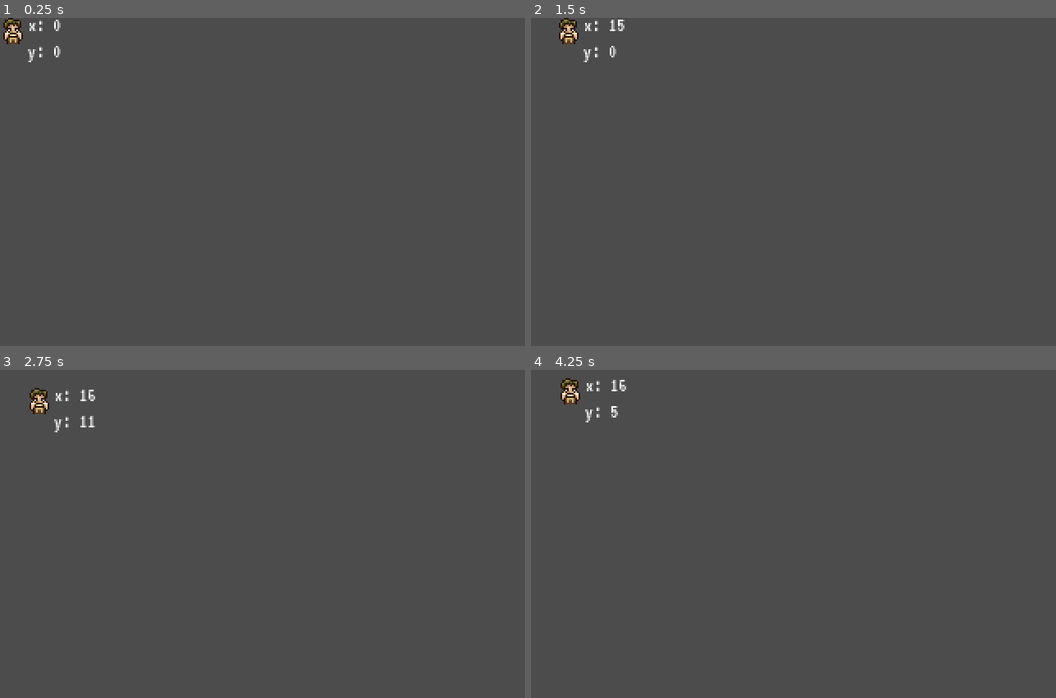
Above: before the commit, frames 1-4 (two rows, left to right).
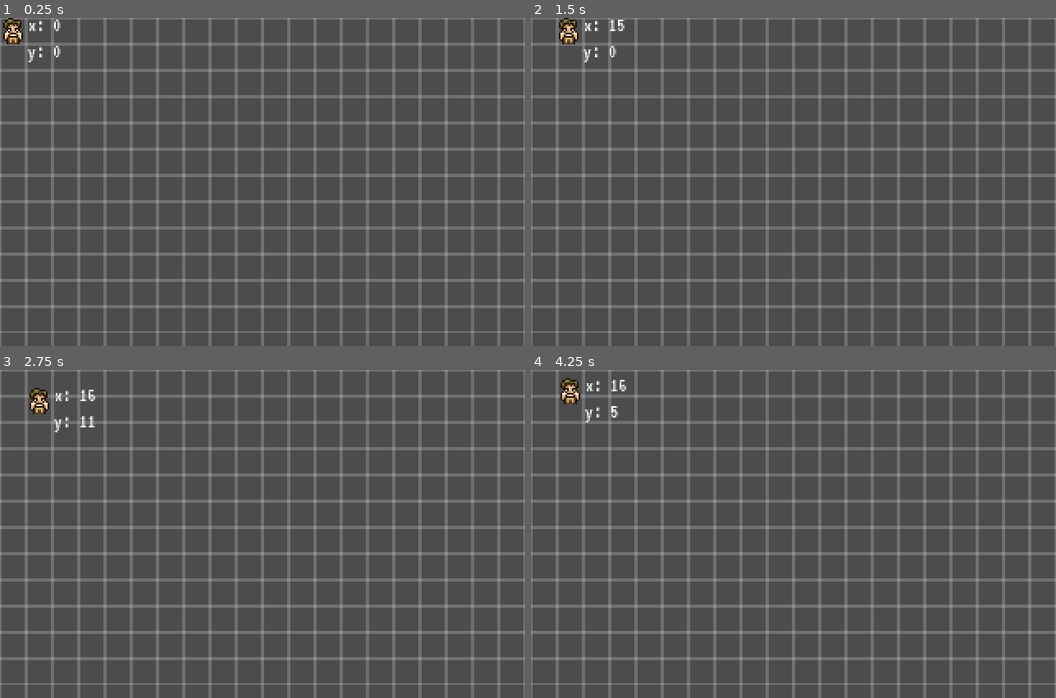
Above: after the commit, the same moments.

Repository: DivineDominion/PixelByTileMovementGodot
Game: Godot game, scene res://main.tscn
Same seed, same stepped clock (60 frames per second), same inputs: the game is played once before the commit and once after it.
Inputs:
- Up to frame 1 (0.25 s): no input
- Up to frame 2 (1.5 s): tap Enter at 0.5 s; hold Right (ui_right) 0.53-1.28 s; hold Down (ui_down) from 1.28 s (still down)
- Up to frame 3 (2.75 s): tap Space at 2 s; release Down (ui_down) at 2.03 s; hold Right (ui_right) from 2.03 s (still down)
- Up to frame 4 (4.25 s): release Right (ui_right) at 2.78 s; hold Up (ui_up) 2.78-3.53 s; tap Enter at 3.5 s; hold Left (ui_left) from 3.53 s (still down)

The runs differ from the first frame. In frame 1, 23% of the frame differs, in the area x 0-100%, y 0-100%; in frame 2, 23%; in frame 3, 23%; in frame 4, 23%.

Commit message:
show grid

Diff:
--- /dev/null
+++ b/main.gd
@@ -0,0 +1,26 @@
+extends Node2D
+
+const TILE_SIZE = 16
+
+func _draw() -> void:
+    _draw_grid()
+
+func _draw_grid() -> void:
+    # Draw a border around each tile: we cannot draw a fine separator between
+    # tiles with this zoomed-in viewport. It look as if the player position
+    # is off when we only draw a line on the right and bottom edge of each tile
+    var screen_size = get_viewport_rect().size
+    for x in range(0, screen_size.x / TILE_SIZE):
+        # Draw left line; add +0.5 because the lefthand side is cropped for some reason
+        var pos = Vector2(x, 0) * TILE_SIZE + Vector2(0.5, 0)
+        draw_line(pos, pos + Vector2(0, screen_size.y), Color(1, 1, 1, 0.2))
+        # Draw right line
+        pos += Vector2(TILE_SIZE - 1, 0)
+        draw_line(pos, pos + Vector2(0, screen_size.y), Color(1, 1, 1, 0.2))
+    for y in range(0, screen_size.y / TILE_SIZE):
+        # Draw top line
+        var pos = Vector2(0, y) * TILE_SIZE
+        draw_line(pos, pos + Vector2(screen_size.x, 0), Color(1, 1, 1, 0.2))
+        # Draw bottom line
+        pos += Vector2(0, TILE_SIZE - 1)
+        draw_line(pos, pos + Vector2(screen_size.x, 0), Color(1, 1, 1, 0.2))
--- a/main.tscn
+++ b/main.tscn
@@ -1,10 +1,12 @@
-[gd_scene load_steps=4 format=2]
+[gd_scene load_steps=5 format=2]
 
 [ext_resource path="res://sprite.png" type="Texture" id=1]
 [ext_resource path="res://Player.gd" type="Script" id=2]
 [ext_resource path="res://vt323/vt323.tres" type="DynamicFont" id=3]
+[ext_resource path="res://main.gd" type="Script" id=4]
 
 [node name="main" type="Node2D"]
+script = ExtResource( 4 )
 
 [node name="Player" type="KinematicBody2D" parent="."]
 script = ExtResource( 2 )
